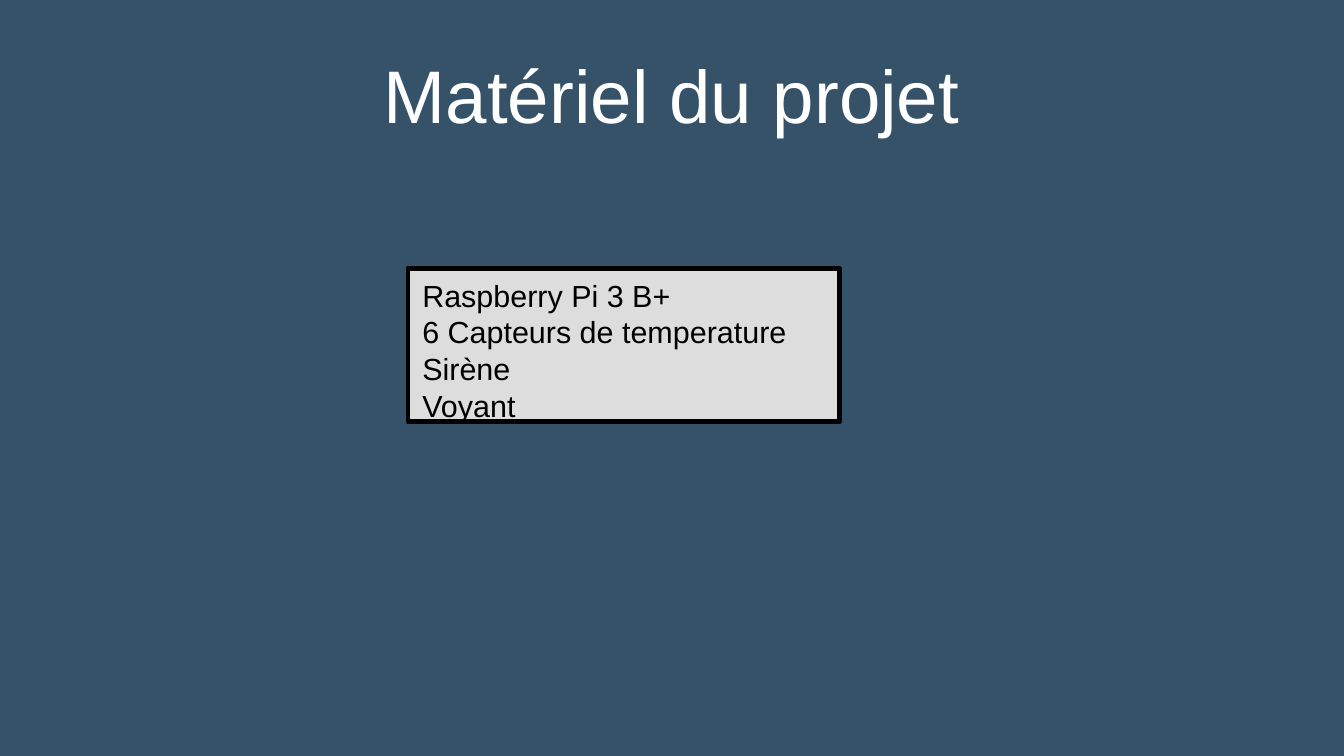
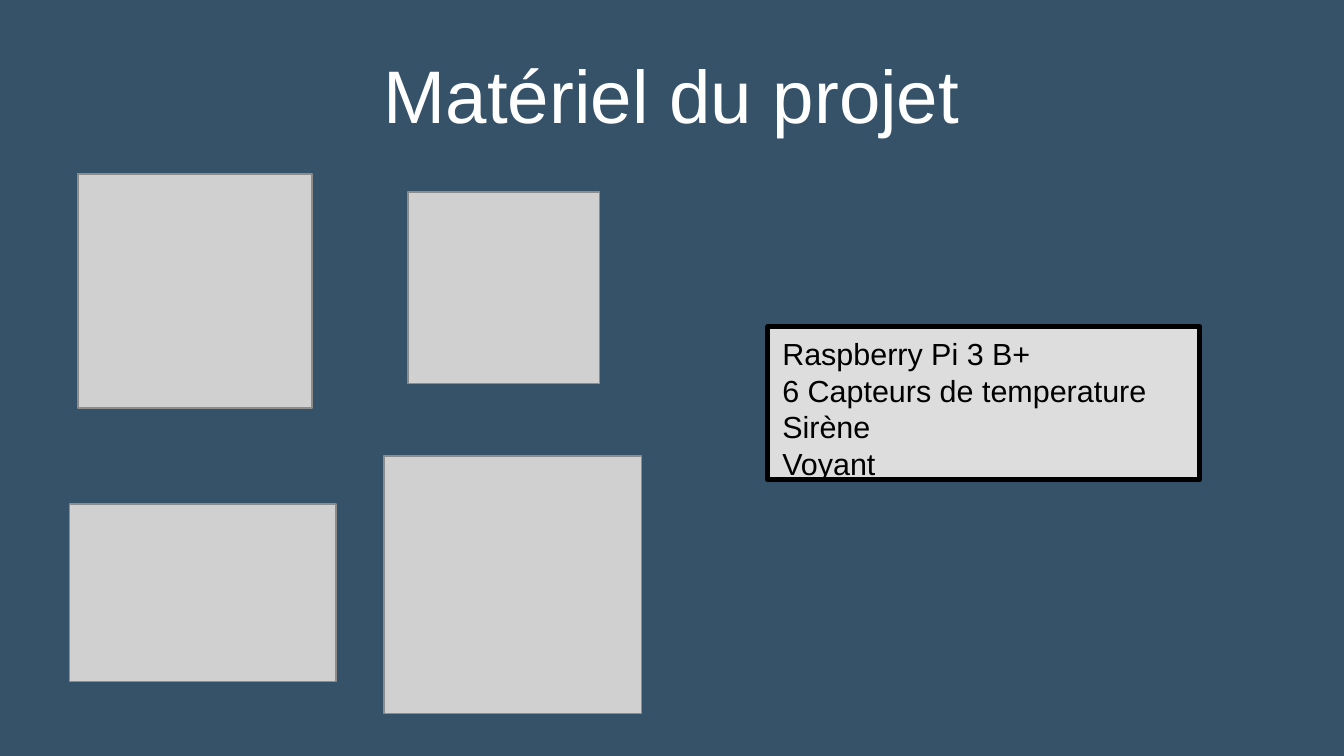
Before and after one commit to Sauvage89/sechoir-houblon, a slide deck: slide 9 of doc/diaporama/revue1.odp. Drawn at 1344x756 pixels with LibreOffice and Linux fonts; fonts in the diff are those of the drawing; grey boxes stand for pictures. Boxes give left, top, right and bottom in pixels: in the first picture for what was removed or moved away, otherwise in the second. Text is boxed around its words. In the diff, an @@ line names an element or a change of style, - is before the commit and + after.

Commit message:
doc: Ajout des diapo de présentation du projet, présentation de l'entreprise, materiel, logiciel et langage utilisé; ajout de la 'feuille de route' pour avoir un texte a suivre pour la présentation de la revue1

```diff
--- a/doc/diaporama/revue1.odp
+++ b/doc/diaporama/revue1.odp
@@ picture added at (x1=78, y1=174, x2=312, y2=409) @@
@@ picture added at (x1=409, y1=191, x2=600, y2=383) @@
@@ rectangle "Raspberry Pi 3 B+" moved from (x1=409, y1=268, x2=840, y2=422) to (x1=768, y1=327, x2=1200, y2=481) @@
@@ picture added at (x1=384, y1=456, x2=642, y2=713) @@
@@ picture added at (x1=70, y1=504, x2=335, y2=682) @@
```
Also in this commit, not shown: 3 other slides changed, 1 slide added, 2 slides removed, 1 other file.
